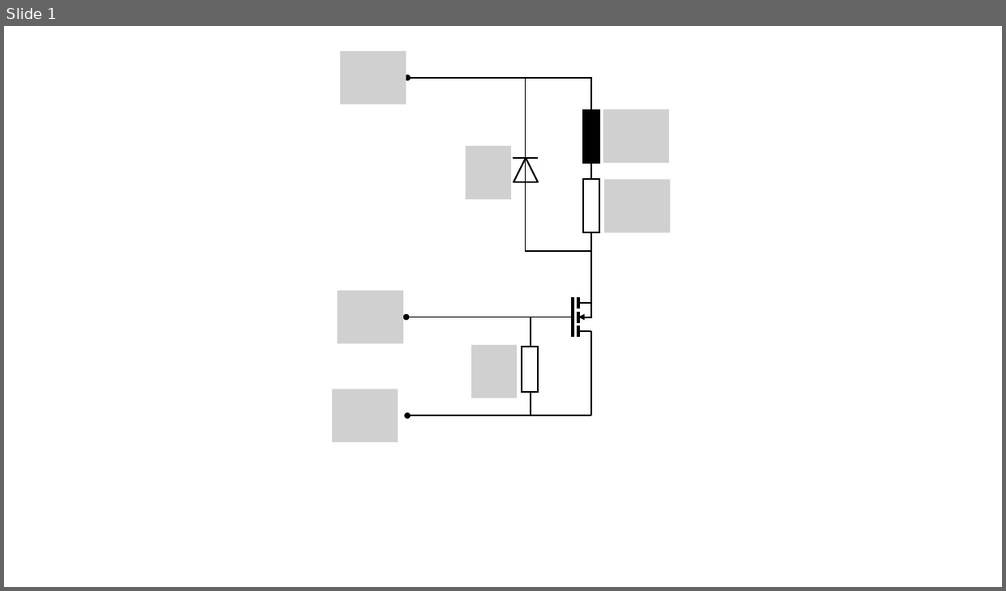
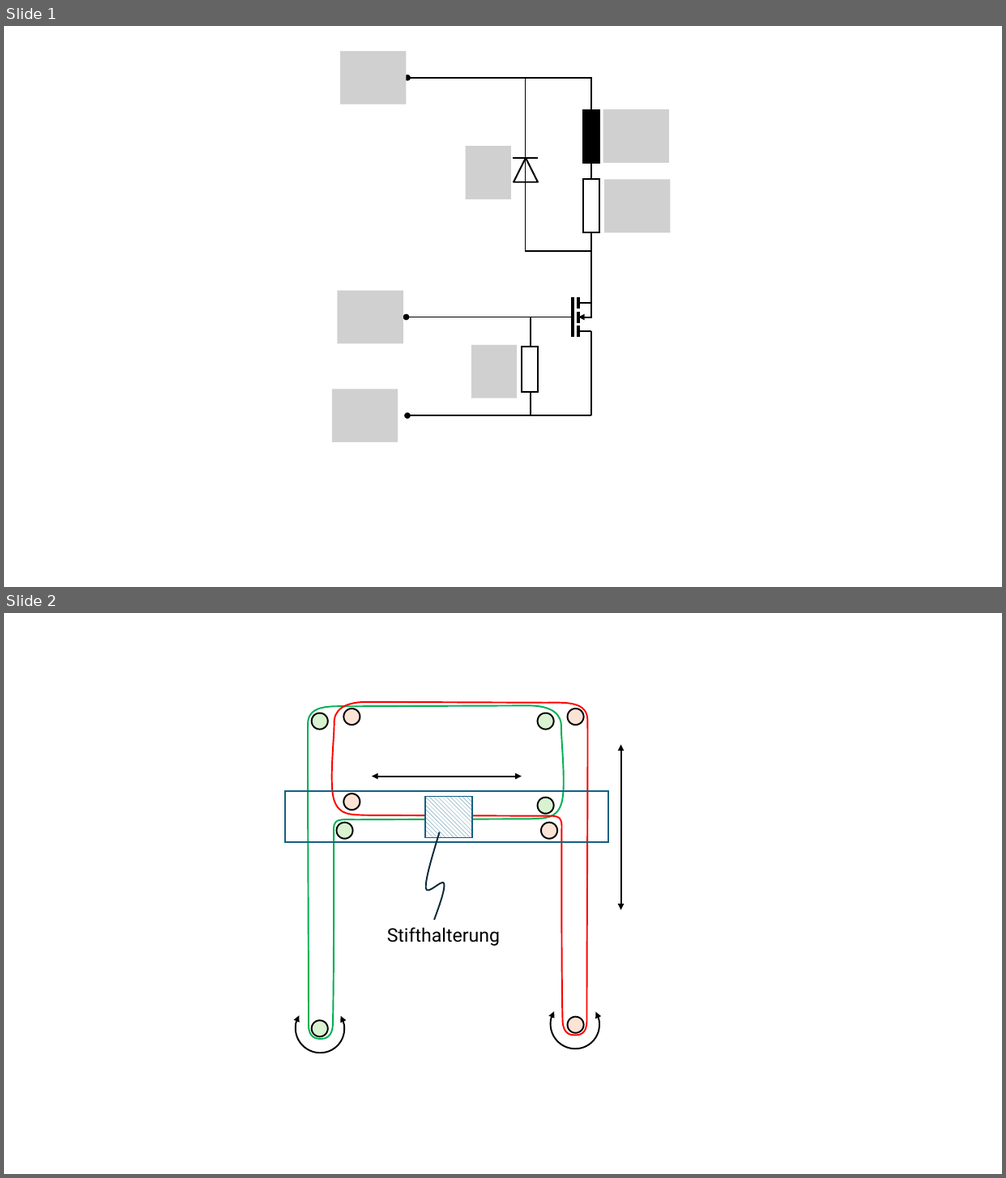
Before and after one commit to tokyo-town/Mechatronik-und-Instrumentierung, a slide deck: LabBook/images/diagramme.pptx. Shown one above the other, each under a label of ours: slide 1 before the commit, slides 1 and 2 after it. The pictures are 1006x591 and 1006x1178 pixels, drawn with LibreOffice and Linux fonts; fonts in the diff are those of the drawing; grey boxes stand for pictures. Boxes give left, top, right and bottom in pixels: in the first picture for what was removed or moved away, otherwise in the second. Text is boxed around its words. In the diff, an @@ line names an element or a change of style, - is before the commit and + after.

```diff
--- a/LabBook/images/diagramme.pptx
+++ b/LabBook/images/diagramme.pptx
@@ slide 2 added at (4,613,1002,1174), background #FFFFFF @@
@@ freeform shape added at (308,706,564,1040), outline #00B050 1.5 pt @@
@@ freeform shape added at (332,702,588,1036), outline #FF0000 1.5 pt @@
@@ ellipse added at (344,709,360,726), fill #FBE3D6, outline #000000 1.5 pt @@
@@ ellipse added at (568,709,584,726), fill #FBE3D6, outline #000000 1.5 pt @@
@@ ellipse added at (312,713,328,730), fill #D9F2D0, outline #000000 1.5 pt @@
@@ ellipse added at (538,713,554,730), fill #D9F2D0, outline #000000 1.5 pt @@
@@ double arrow added from (621, 745) to (621, 910), #000000 1.5 pt @@
@@ double arrow added from (372, 776) to (522, 776), #000000 1.5 pt @@
@@ rectangle added at (286,791,608,842), outline #156082 1.5 pt @@
@@ ellipse added at (344,794,360,810), fill #FBE3D6, outline #000000 1.5 pt @@
@@ rectangle added at (425,796,473,837), fill pattern #156082 on #FFFFFF, outline #156082 1.5 pt @@
@@ ellipse added at (538,797,554,814), fill #D9F2D0, outline #000000 1.5 pt @@
@@ ellipse added at (336,823,353,839), fill #D9F2D0, outline #000000 1.5 pt @@
@@ ellipse added at (542,823,558,839), fill #FBE3D6, outline #000000 1.5 pt @@
@@ freeform shape added at (426,833,445,920), outline #092A39 1.5 pt @@
@@ text added at (387,927,500,946), 18 pt, text #000000 @@
+Stifthalterung
@@ arc (boxed as its full ellipse) added at (287,995,354,1063), outline #000000 1.5 pt @@
@@ arc (boxed as its full ellipse) added at (541,991,609,1059), outline #000000 1.5 pt @@
@@ ellipse added at (312,1021,328,1037), fill #D9F2D0, outline #000000 1.5 pt @@
@@ ellipse added at (568,1017,584,1033), fill #FBE3D6, outline #000000 1.5 pt @@
```
Also in this commit, not shown: 12 other files.
